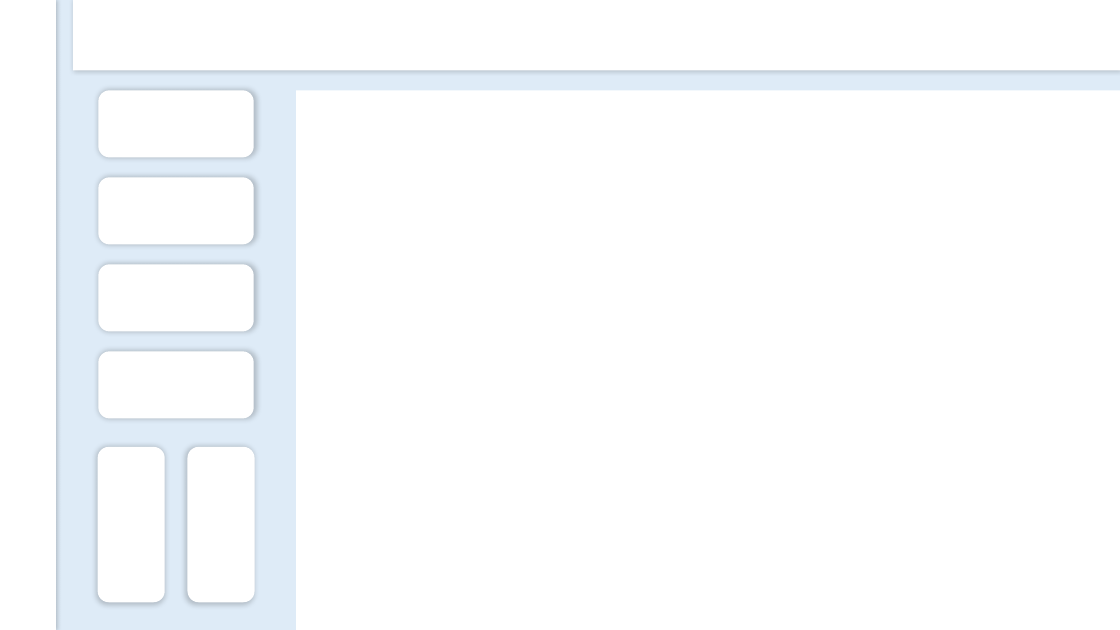
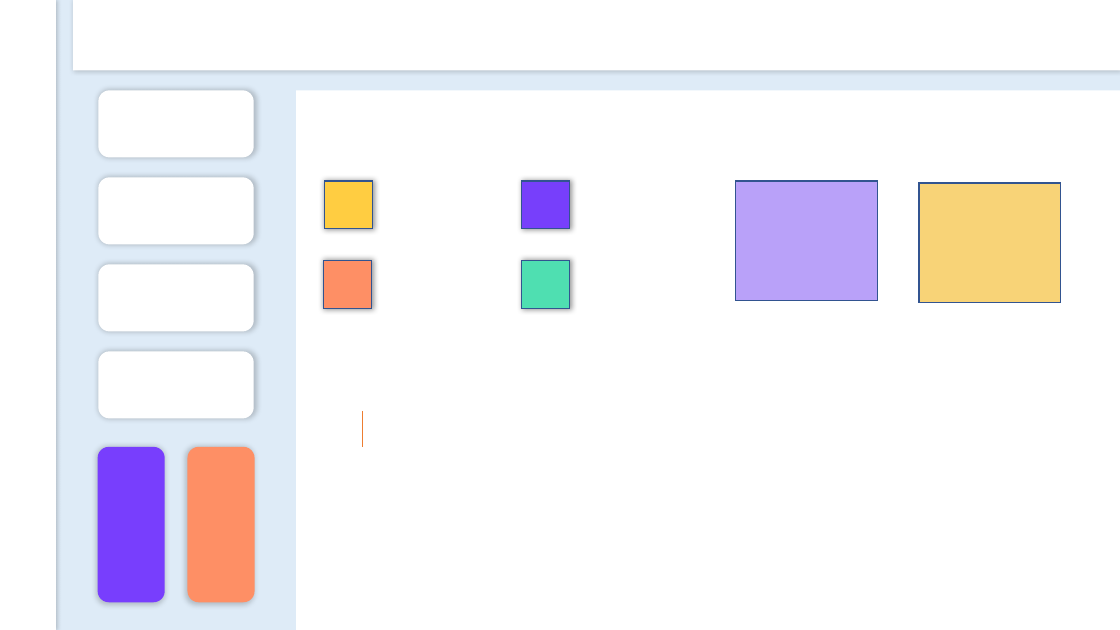
Before and after one commit to DeyvedAntonio/Estudos_Analista, a slide deck: slide 1 of Power BI/Fundo_hashtagtreinamentos.pptx. Drawn at 1120x630 pixels with LibreOffice and Linux fonts; fonts in the diff are those of the drawing. Boxes give left, top, right and bottom in pixels: in the first picture for what was removed or moved away, otherwise in the second. Text is boxed around its words. In the diff, an @@ line names an element or a change of style, - is before the commit and + after.

```diff
--- a/Power BI/Fundo_hashtagtreinamentos.pptx
+++ b/Power BI/Fundo_hashtagtreinamentos.pptx
@@ rectangle added at bbox=[324, 181, 372, 229], fill #FFCD41, outline #325491 1 pt @@
@@ rectangle added at bbox=[522, 181, 570, 229], fill #773FFB, outline #325491 1 pt @@
@@ rectangle added at bbox=[736, 181, 878, 300], fill #B9A1F9, outline #325491 1 pt @@
@@ rectangle added at bbox=[919, 183, 1061, 302], fill #F8D377, outline #325491 1 pt @@
@@ rectangle added at bbox=[323, 261, 371, 309], fill #FE8F65, outline #325491 1 pt @@
@@ rectangle added at bbox=[522, 261, 570, 309], fill #4FDFB1, outline #325491 1 pt @@
@@ line added from (362, 411) to (362, 447), #ED7D31 1.5 pt @@
@@ rounded rectangle at bbox=[98, 447, 165, 603]: fill #FFFFFF to #783EFD @@
@@ rounded rectangle at bbox=[188, 447, 255, 603]: fill #FFFFFF to #FE8F65 @@
```
Also in this commit, not shown: 1 other slide changed.
